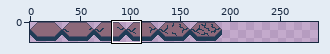
Sprite sheet -- src/Art/coloured-hex-craking.png. Above: a wide view before the commit, with the close-up outlined.
Close-up. Earlier state:
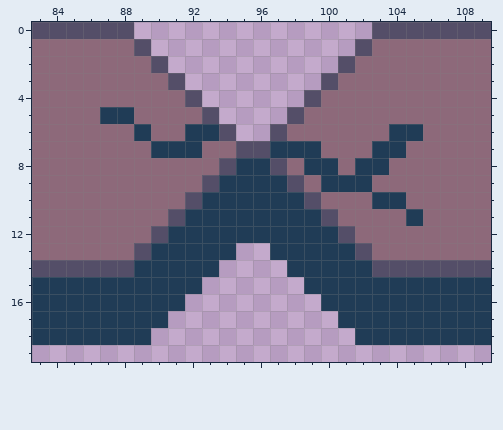
The file is 192x20 pixels. Shown: x 83..109, y 0..19. The old version is drawn lined up with the new one, on the new canvas. The commit also changed other parts of the picture, which this record leaves out.
Now the later version:
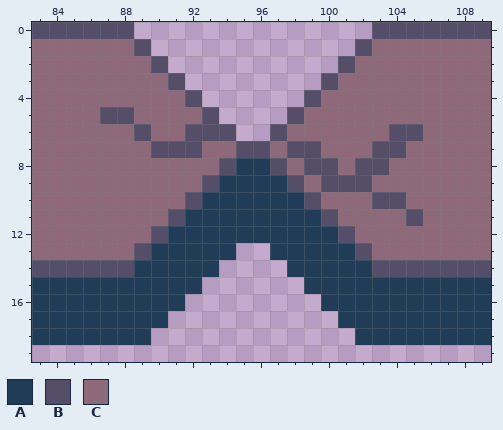
Palette (. is transparent): A #203c56  B #544e68  C #8d697a
The edit:
canvas 192x20 -> 288x20
Colour B replaces colour A in row 5 at x 87 to 88; in row 6 at x 89, 92 to 93 and 104 to 105; in row 7 at x 90 to 92, 98 to 99 and 103 to 104; in row 8 at x 99 to 100 and 102 to 103; in row 9 at x 100 to 102; in row 10 at x 103 to 104.
Colour B replaces colour A in row 11 at x 105.
Colour C replaces colour A in row 7 at x 97.
Where, in picture pixels (left, top, right, bottom), the same in both close-ups:
changed: (100, 107, 423, 226)
